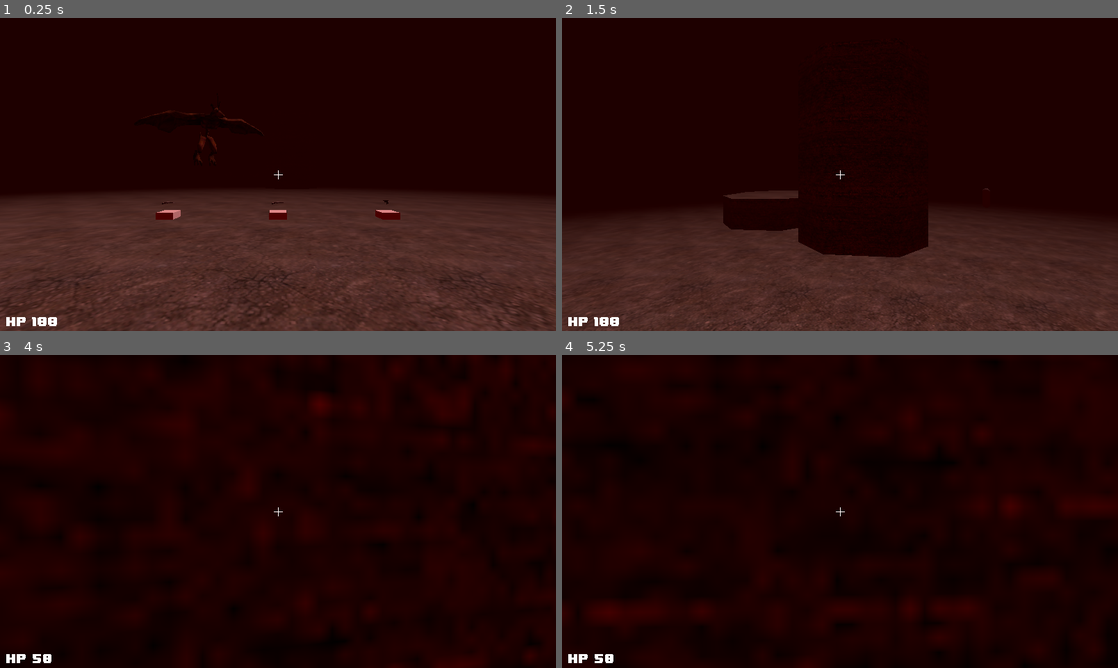
Above: before the commit, frames 1-4 (two rows, left to right).
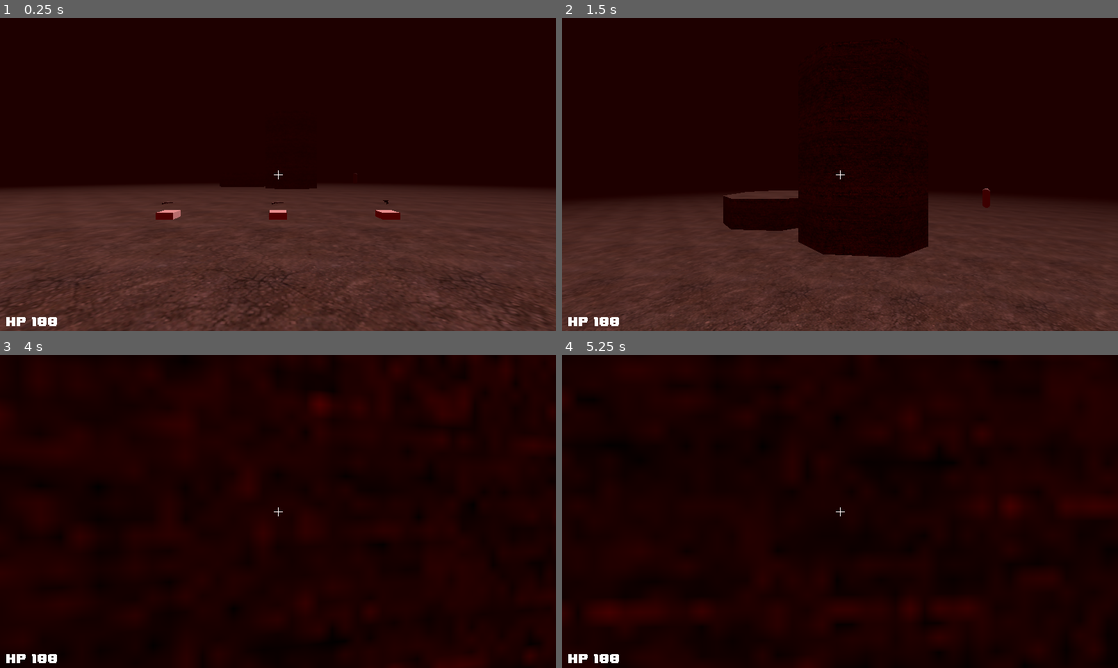
Above: after the commit, the same moments.

Repository: Swanchick/godot-shooter
Game: Godot game, scene res://Levels/Level1.tscn
The game is run twice, just before and just after one commit, with the same random seed, the same clock (stepped at 60 frames per second) and the same inputs.
Inputs (mouse positions are in pixels of both pictures, inside the frame that each line leads up to):
- Up to frame 1 (0.25 s): no input
- Up to frame 2 (1.5 s): tap Enter at 0.5 s; move the mouse to (867, 174) at 0.52 s; press the mouse at (867, 174) at 0.53 s; hold W (forward) from 0.53 s (still down); tap Space (jump) at 0.77 s; move the mouse to (812, 174) at 1.27 s; release the mouse at (812, 174) at 1.28 s; click (812, 174) at 1.35 s
- Up to frame 3 (4 s): keep holding W (forward); tap Space (jump) at 1.52, 3.02, 3.77 s; move the mouse to (289, 505) at 2.02 s; press the mouse at (289, 505) at 2.03 s; move the mouse to (272, 517) at 2.77 s; release the mouse at (272, 517) at 2.78 s; click (272, 517) at 2.85 s; move the mouse to (316, 514) at 3.52 s; press the mouse at (316, 514) at 3.53 s
- Up to frame 4 (5.25 s): keep holding W (forward); move the mouse to (795, 508) at 4.27 s; release the mouse at (795, 508) at 4.28 s; click (795, 508) at 4.35 s; tap Space (jump) at 4.52 s; move the mouse to (845, 511) at 5.02 s; press the mouse at (845, 511) at 5.03 s

The runs differ from the first frame. In frame 1, 1.3% of the frame differs, in the area x 0-100%, y 28-59%; in frame 2, 1.8%, in the area x 0-100%, y 54-68%; in frame 3, less than 0.1%; in frame 4, less than 0.1%.

Commit message:
Update

Diff:
--- a/Levels/Level1.tscn
+++ b/Levels/Level1.tscn
@@ -9,7 +9,6 @@
 [ext_resource path="res://Prefabs/Items/PistolItem.tscn" type="PackedScene" id=7]
 [ext_resource path="res://Prefabs/Items/ShotgunItem.tscn" type="PackedScene" id=8]
 [ext_resource path="res://default_env.tres" type="Environment" id=9]
-[ext_resource path="res://Prefabs/Enemy/FlyMonster.tscn" type="PackedScene" id=10]
 [ext_resource path="res://Prefabs/Entities/EnemySpanwer.tscn" type="PackedScene" id=11]
 
 [sub_resource type="NavigationMesh" id=19]
@@ -64,11 +63,7 @@
 
 [node name="Navigation" type="Navigation" parent="."]
 
-[node name="FlyMonster" parent="Navigation" instance=ExtResource( 10 )]
-transform = Transform( 1, 0, 0, 0, 1, 0, 0, 0, 1, -1.25, 2, 7.75 )
-
 [node name="EnemySpanwer" parent="Navigation" instance=ExtResource( 11 )]
-can_work = false
 
 [node name="NavigationMeshInstance" type="NavigationMeshInstance" parent="Navigation"]
 navmesh = SubResource( 19 )
--- a/Prefabs/Enemy/FlyMonster.tscn
+++ b/Prefabs/Enemy/FlyMonster.tscn
@@ -305,6 +305,7 @@
 [node name="FlyMonster" type="KinematicBody" groups=["enemy"]]
 script = ExtResource( 3 )
 enemy_name = "fly_monster"
+health = 50.0
 speed = 10.0
 threshold = 8
 rotation_speed = 10.0
--- a/Script/Entities/EnemySpawner.gd
+++ b/Script/Entities/EnemySpawner.gd
@@ -9,18 +9,20 @@
 
 export var can_work = true
 
+var current_wave = E.waves
+
 func _spawn_monsters():
 	if not can_work: return
 
-	if count == max_spawns:
-		$SpawnerTimer.stop() # Please
-
 	path_folow.unit_offset = randf()
 
-	var m: KinematicBody = monster.instance()
+	var m = E.get_random_monster()
 
-	m.global_transform.origin = path_folow.global_transform.origin
+	if current_wave[m] == 0: return
 
-	get_tree().get_current_scene().get_node("./Navigation").add_child(m)
+	current_wave[m] -= 1
 
-	count += 1
+	var _m = E.enemys[m].instance()
+	_m.global_transform.origin = path_folow.global_transform.origin
+
+	get_tree().get_current_scene().get_node("./Navigation").add_child(_m)
--- a/Script/Globals/enemy_global.gd
+++ b/Script/Globals/enemy_global.gd
@@ -5,4 +5,10 @@
 	"monster1": load("res://Prefabs/Enemy/Monster1.tscn")
 }
 
-var waves = ["fly_monster", "monster1"]
+var waves = {
+	"fly_monster": 10,
+	"monster1": 100
+}
+
+func get_random_monster() -> String:
+	return waves.keys()[rand_range(0, waves.size())]
--- a/default_env.tres
+++ b/default_env.tres
@@ -15,4 +15,4 @@
 fog_enabled = true
 fog_color = Color( 0.121569, 0, 0, 1 )
 fog_depth_begin = 1.0
-fog_depth_end = 25.0
+fog_depth_end = 40.0
Not shown: 1 places in Levels/Level1.tscn that only renumber resources
